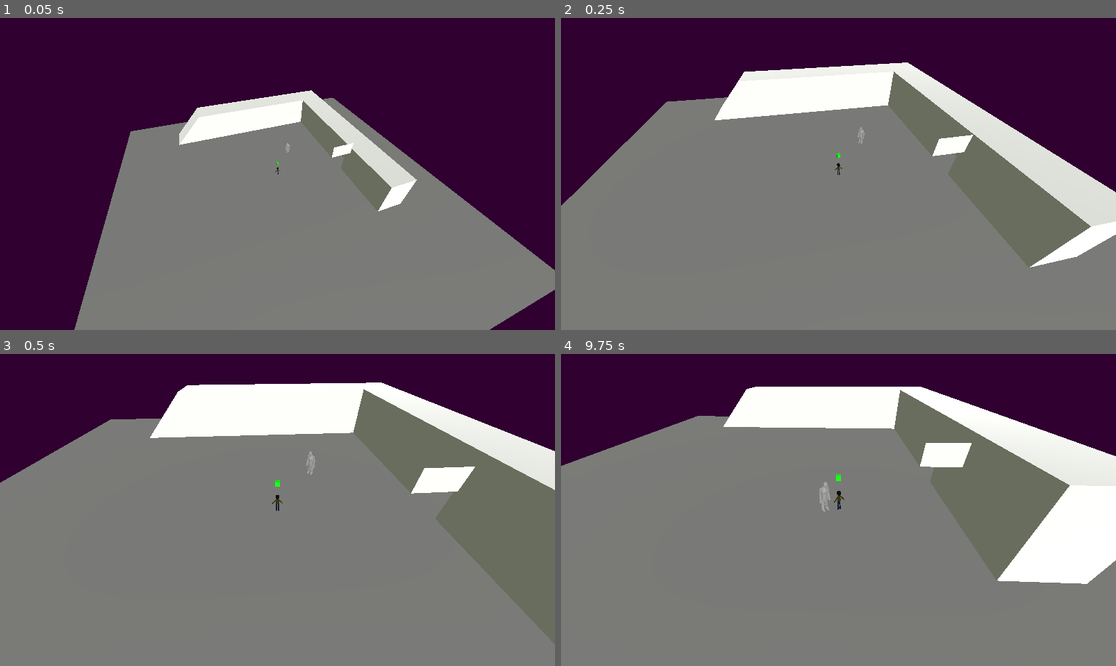
Above: before the commit, frames 1-4 (two rows, left to right).
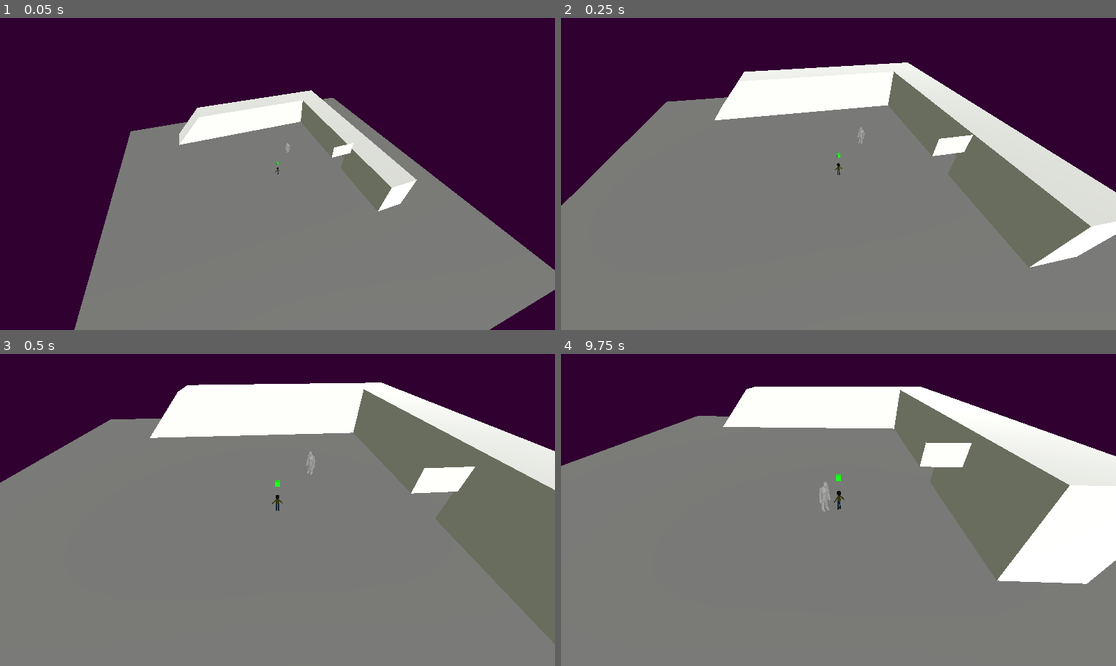
Above: after the commit, the same moments.

Repository: FellowshipOfTheGame/Hotel-Ponte-Negra
Game: Godot game, scene res://scenes/base.tscn
Same seed, same stepped clock (60 frames per second), same inputs: the game is played once before the commit and once after it.
Inputs (mouse positions are in pixels of both pictures, inside the frame that each line leads up to):
- Up to frame 1 (0.05 s): no input
- Up to frame 2 (0.25 s): no input
- Up to frame 3 (0.5 s): no input
- Up to frame 4 (9.75 s): move the mouse to (960, 494) at 0.52 s; hold Right (movimento_direita) 0.53-1.28 s; hold E (interacao) 0.53-1.28 s; move the mouse to (727, 525) at 1.27 s; hold Down (movimento_tras) 1.28-2.03 s; tap E (interacao) every 1.5 s from 1.35 to 8.85 s; move the mouse to (894, 441) at 2.02 s; hold Right (movimento_direita) 2.03-2.78 s; hold E (interacao) 2.03-2.78 s; move the mouse to (810, 572) at 2.77 s; hold Up (movimento_frente) 2.78-3.53 s; move the mouse to (1005, 556) at 3.52 s; hold E (interacao) 3.53-4.28 s; hold Left (movimento_esquerda) 3.53-5.03 s; move the mouse to (672, 463) at 4.27 s; move the mouse to (866, 510) at 5.02 s; hold Down (movimento_tras) 5.03-5.78 s; hold E (interacao) 5.03-5.78 s; move the mouse to (755, 432) at 5.77 s; hold Right (movimento_direita) 5.78-6.53 s; move the mouse to (960, 494) at 6.52 s; hold Up (movimento_frente) 6.53-7.28 s; hold E (interacao) 6.53-7.28 s; move the mouse to (727, 525) at 7.27 s; hold Right (movimento_direita) 7.28-8.03 s; move the mouse to (894, 441) at 8.02 s; hold Down (movimento_tras) 8.03-8.78 s; hold E (interacao) 8.03-8.78 s; move the mouse to (810, 572) at 8.77 s; hold Left (movimento_esquerda) 8.78-9.53 s; move the mouse to (1005, 556) at 9.52 s; hold Up (movimento_frente) from 9.53 s (still down); hold E (interacao) from 9.53 s (still down)

The runs differ from the first frame. In frame 3, less than 0.1% of the frame differs, in the area x 7-100%, y 9-92%; in frame 4, less than 0.1%, in the area x 1-100%, y 10-74%.
Error after the commit: Cannot call method 'get_children' on a null value. (res://scripts/Inventory/CarouselScript.gd:88)

Commit message:
enviando versao bugada

Diff:
--- a/project.godot
+++ b/project.godot
@@ -12,7 +12,7 @@
 
 config/name="Hotel Ponte Negra"
 run/main_scene="uid://s4b4h6snax40"
-config/features=PackedStringArray("4.5", "Forward Plus")
+config/features=PackedStringArray("4.4", "Forward Plus")
 
 [file_customization]
 
@@ -64,6 +64,21 @@
 , Object(InputEventJoypadButton,"resource_local_to_scene":false,"resource_name":"","device":-1,"button_index":0,"pressure":0.0,"pressed":true,"script":null)
 ]
 }
+inventory_right={
+"deadzone": 0.2,
+"events": [Object(InputEventKey,"resource_local_to_scene":false,"resource_name":"","device":-1,"window_id":0,"alt_pressed":false,"shift_pressed":false,"ctrl_pressed":false,"meta_pressed":false,"pressed":false,"keycode":0,"physical_keycode":46,"key_label":0,"unicode":46,"location":0,"echo":false,"script":null)
+]
+}
+inventory_left={
+"deadzone": 0.2,
+"events": [Object(InputEventKey,"resource_local_to_scene":false,"resource_name":"","device":-1,"window_id":0,"alt_pressed":false,"shift_pressed":false,"ctrl_pressed":false,"meta_pressed":false,"pressed":false,"keycode":0,"physical_keycode":44,"key_label":0,"unicode":44,"location":0,"echo":false,"script":null)
+]
+}
+InventoryToggle={
+"deadzone": 0.2,
+"events": [Object(InputEventKey,"resource_local_to_scene":false,"resource_name":"","device":-1,"window_id":0,"alt_pressed":false,"shift_pressed":false,"ctrl_pressed":false,"meta_pressed":false,"pressed":false,"keycode":0,"physical_keycode":4194306,"key_label":0,"unicode":0,"location":0,"echo":false,"script":null)
+]
+}
 
 [layer_names]
 
--- /dev/null
+++ b/scenes/Inventory/InventoryMenu.tscn
@@ -0,0 +1,18 @@
+[gd_scene load_steps=2 format=3 uid="uid://c64hwfk4osl6r"]
+
+[ext_resource type="Script" uid="uid://dioqeagyi74kw" path="res://scripts/inventory/CarouselScript.gd" id="1_4b6y5"]
+
+[node name="InventoryMenu" type="Node2D"]
+position = Vector2(-1, 0)
+
+[node name="CarouselContainer" type="Node2D" parent="."]
+position = Vector2(588, 91)
+script = ExtResource("1_4b6y5")
+
+[node name="Control" type="Control" parent="CarouselContainer"]
+layout_mode = 3
+anchors_preset = 0
+offset_top = 251.0
+offset_bottom = 251.0
+size_flags_horizontal = 4
+size_flags_vertical = 4
--- /dev/null
+++ b/scenes/Inventory/caroussel_container.tscn
@@ -0,0 +1,6 @@
+[gd_scene load_steps=2 format=3 uid="uid://bc2kx4obfnu33"]
+
+[sub_resource type="GDScript" id="GDScript_cy0kw"]
+
+[node name="CarouselContainer" type="Node2D"]
+script = SubResource("GDScript_cy0kw")
--- /dev/null
+++ b/scenes/Inventory/slot.tscn
@@ -0,0 +1,28 @@
+[gd_scene load_steps=2 format=3 uid="uid://ctmf7ln8tsnkn"]
+
+[ext_resource type="Script" uid="uid://uwkitsyefs5q" path="res://scripts/Inventory/slot.gd" id="1_cajta"]
+
+[node name="Slot" type="PanelContainer"]
+offset_right = 142.0
+offset_bottom = 213.0
+script = ExtResource("1_cajta")
+
+[node name="MarginContainer" type="MarginContainer" parent="."]
+layout_mode = 2
+theme_override_constants/margin_left = 5
+theme_override_constants/margin_top = 5
+theme_override_constants/margin_right = 5
+theme_override_constants/margin_bottom = 5
+
+[node name="TextureRect" type="TextureRect" parent="MarginContainer"]
+layout_mode = 2
+expand_mode = 1
+stretch_mode = 5
+
+[node name="QuantityLabel" type="Label" parent="."]
+visible = false
+layout_mode = 2
+size_flags_horizontal = 8
+size_flags_vertical = 0
+text = "5
+"
--- a/scenes/base.tscn
+++ b/scenes/base.tscn
@@ -1,8 +1,9 @@
-[gd_scene load_steps=7 format=3 uid="uid://s4b4h6snax40"]
+[gd_scene load_steps=8 format=3 uid="uid://s4b4h6snax40"]
 
 [ext_resource type="Script" uid="uid://cmqntwm37cob6" path="res://scripts/menus/base.gd" id="1_xtaed"]
 [ext_resource type="Script" uid="uid://c1ivo2guoa08g" path="res://scripts/camera/cameraControllerStatic.gd" id="2_hk10m"]
 [ext_resource type="PackedScene" uid="uid://csmmjcndfe1ns" path="res://scenes/characters/player/player.tscn" id="3_2bmp8"]
+[ext_resource type="PackedScene" uid="uid://c64hwfk4osl6r" path="res://scenes/Inventory/InventoryMenu.tscn" id="5_40w10"]
 [ext_resource type="PackedScene" uid="uid://cd83n5sdks3b0" path="res://scenes/characters/enemies/enemy.tscn" id="5_t4ki5"]
 
 [sub_resource type="Environment" id="Environment_pvqg0"]
@@ -18,14 +19,14 @@
 script = ExtResource("1_xtaed")
 
 [node name="Camera3D" type="Camera3D" parent="." node_paths=PackedStringArray("alvo_jogador")]
-transform = Transform3D(1, 0, 0, 0, 0.7071068, 0.7071068, 0, -0.7071068, 0.7071068, -10.25, 27.26974, 25.507826)
+transform = Transform3D(1, 0, 0, 0, 0.707107, 0.707107, 0, -0.707107, 0.707107, -10.25, 27.2697, 25.5078)
 script = ExtResource("2_hk10m")
 alvo_jogador = NodePath("../Player")
 
 [node name="Player" parent="." groups=["Player"] instance=ExtResource("3_2bmp8")]
 
 [node name="Enemy" parent="." groups=["Enemies"] instance=ExtResource("5_t4ki5")]
-transform = Transform3D(1, 0, 0, 0, 1, 0, 0, 0, 1, 3.6711674, -0.25369763, -4.9404106)
+transform = Transform3D(1, 0, 0, 0, 1, 0, 0, 0, 1, 3.67117, -0.253698, -4.94041)
 
 [node name="DirectionalLight3D" type="DirectionalLight3D" parent="."]
 transform = Transform3D(1, 0, 0, 0, 0.840614, 0.541635, 0, -0.541635, 0.840614, 0, 9.18064, 0)
@@ -34,7 +35,7 @@
 environment = SubResource("Environment_pvqg0")
 
 [node name="Ground" type="CSGBox3D" parent="."]
-transform = Transform3D(0.99999994, -0.0002443461, 0, 0.0002443461, 0.99999994, 0, 0, 0, 1, 0.027899265, -1.395859, 0.5424385)
+transform = Transform3D(1, -0.000244346, 0, 0.000244346, 1, 0, 0, 0, 1, 0.0278993, -1.39586, 0.542439)
 use_collision = true
 collision_mask = 3
 size = Vector3(50, 0.1, 50)
@@ -50,7 +51,7 @@
 depth = 4.0
 
 [node name="CSGPolygon3D2" type="CSGPolygon3D" parent="CSGCombiner3D"]
-transform = Transform3D(-4.371139e-08, 0, 1, 0, 1, 0, -1, 0, -4.371139e-08, 15, -0.9, 11)
+transform = Transform3D(-4.37114e-08, 0, 1, 0, 1, 0, -1, 0, -4.37114e-08, 15, -0.9, 11)
 polygon = PackedVector2Array(0, 0, 30, 0, 30, 5, 0, 5)
 depth = 4.0
 
@@ -58,3 +59,20 @@
 transform = Transform3D(1, 0, 0, 0, 1, 0, 0, 0, 1, 13, -0.1, 0)
 operation = 2
 size = Vector3(4.1, 3, 3)
+
+[node name="UI" type="CanvasLayer" parent="."]
+
+[node name="InventoryInterface" type="Control" parent="UI"]
+visible = false
+layout_mode = 3
+anchors_preset = 15
+anchor_right = 1.0
+anchor_bottom = 1.0
+grow_horizontal = 2
+grow_vertical = 2
+
+[node name="InventoryMenu" parent="UI/InventoryInterface" instance=ExtResource("5_40w10")]
+position = Vector2(-80, 467)
+scale = Vector2(0.3, 0.3)
+
+[editable path="Player"]
--- a/scenes/characters/player/player.tscn
+++ b/scenes/characters/player/player.tscn
@@ -7,10 +7,10 @@
 [ext_resource type="Script" uid="uid://bl4kalbb655ah" path="res://scripts/player/concreteStates/playerIdle.gd" id="5_qd3e3"]
 
 [sub_resource type="CapsuleShape3D" id="CapsuleShape3D_686vu"]
-height = 2.8588867
+height = 2.85889
 
 [sub_resource type="StandardMaterial3D" id="StandardMaterial3D_t61fv"]
-albedo_color = Color(0, 1, 0.023529412, 1)
+albedo_color = Color(0, 1, 0.0235294, 1)
 
 [sub_resource type="BoxMesh" id="BoxMesh_686vu"]
 material = SubResource("StandardMaterial3D_t61fv")
@@ -20,7 +20,7 @@
 collision_layer = 3
 
 [node name="CollisionShape3D" type="CollisionShape3D" parent="."]
-transform = Transform3D(0.7, 0, 0, 0, 0.69999504, -0.0026389314, 0, 0.0026389314, 0.69999504, 0, 0.4, 0)
+transform = Transform3D(0.7, 0, 0, 0, 0.699995, -0.00263893, 0, 0.00263893, 0.699995, 0, 0.4, 0)
 shape = SubResource("CapsuleShape3D_686vu")
 
 [node name="Protagonista" type="MeshInstance3D" parent="."]
@@ -32,7 +32,7 @@
 skeleton = NodePath("../CollisionShape3D")
 
 [node name="ActionComponent" parent="." instance=ExtResource("4_hss88")]
-transform = Transform3D(1, 0, 0, 0, 1.5, 0, 0, 0, 1, 0, 0.5465478, -0.9007698)
+transform = Transform3D(1, 0, 0, 0, 1.5, 0, 0, 0, 1, 0, 0.546548, -0.90077)
 
 [node name="State Machine" type="Node" parent="." node_paths=PackedStringArray("initial_state")]
 script = ExtResource("4_qd3e3")
--- /dev/null
+++ b/scripts/Inventory/CarouselScript.gd
@@ -0,0 +1,96 @@
+@tool
+extends Node2D
+class_name CarouselContainer
+
+const slot = preload("res://scenes//Inventory//slot.tscn")
+
+@export var spacing: float = 20.0
+
+@export var wraparound_enabled: bool = false
+@export var wraparound_radius: float = 300.0
+@export var wraparound_height: float = 50.0
+
+@export_range(0.0, 1.0) var opacity_strength: float = 0.35
+@export_range(0.0, 1.0) var scale_strength: float = 0.25
+@export_range(0.01, 0.99, 0.01) var scale_min: float = 0.1
+
+@export var smoothing_speed: float = 6.5
+@export var selected_index: int = 0
+@export var follow_button_focus: bool = false
+
+@export var position_offset_node: Control = null
+
+func _ready() -> void:
+	var inv_data = preload("res://scripts/Inventory/inv_test.tres")
+	populate_item_carousel(inv_data.slot_datas)
+
+func _process(delta: float) -> void:
+	if !position_offset_node or position_offset_node.get_child_count() == 0:
+		return
+
+	#selected_index = clamp(selected_index, 0, position_offset_node.get_child_count()-1)
+
+	for i in position_offset_node.get_children():
+		if wraparound_enabled:
+			var max_index_range = max(1, (position_offset_node.get_child_count() - 1) / 2.0)
+			var angle = clamp((i.get_index() - selected_index) / max_index_range, -1.0, 1.0) * PI
+			var x = sin(angle) * wraparound_radius
+			var y = cos(angle) * wraparound_radius
+			var target_pos = Vector2(x, y-wraparound_height) - i.size/2.0
+			i.position = lerp(i.position, target_pos, smoothing_speed * delta)
+		else:
+			var position_x = 0
+			if i.get_index() > 0:
+				position_x = position_offset_node.get_child(i.get_index()-1).position.x + position_offset_node.get_child(i.get_index()-1).size.x + spacing
+			i.position = Vector2(position_x, -i.size.y / 2.0)
+
+		i.pivot_offset = i.size/2.0
+		var target_scale = 1.0 - (scale_strength * abs(i.get_index()-selected_index))
+		target_scale = clamp(target_scale, scale_min, 1.0)
+		i.scale = lerp(i.scale, Vector2.ONE * target_scale, smoothing_speed*delta)
+
+		var target_opacity = 1.0 - (opacity_strength * abs(i.get_index()-selected_index))
+		target_opacity = clamp(target_opacity, 0.0, 1.0)
+		i.modulate.a = lerp(i.modulate.a, target_opacity, smoothing_speed*delta)
+
+		if i.get_index() == selected_index:
+			i.z_index = 1
+		else:
+			i.z_index = -abs(i.get_index()-selected_index)
+
+		if follow_button_focus and i.has_focus():
+			selected_index = i.get_index()
+
+	if wraparound_enabled:
+		position_offset_node.position.x = lerp(position_offset_node.position.x, 0.0, smoothing_speed*delta)
+	else:
+		position_offset_node.position.x = lerp(position_offset_node.position.x, -(position_offset_node.get_child(selected_index).position.x + position_offset_node.get_child(selected_index).size.x/2.0), smoothing_speed*delta)
+
+	if selected_index < 0:
+		selected_index = position_offset_node.get_child_count()-1
+
+	if selected_index > position_offset_node.get_child_count() - 1:
+		selected_index = 0
+
+	if Input.is_action_just_pressed("movimento_direita"):
+		_right()
+
+	if Input.is_action_just_pressed("movimento_esquerda"):
+		_left()
+
+func _left():
+	selected_index -= 1
+
+func _right():
+	selected_index += 1
+
+func populate_item_carousel(slot_datas: Array[SlotData]) -> void:
+	for child in position_offset_node.get_children():
+		child.queue_free()
+
+	for slot_data in slot_datas:
+		var slot = slot.instantiate()
+		position_offset_node.add_child(slot)
+
+		if slot_data:
+			slot.set_slot_data(slot_data)
--- /dev/null
+++ b/scripts/Inventory/Inventory_data.gd
@@ -0,0 +1,4 @@
+extends Resource
+class_name InventoryData
+
+@export var slot_datas: Array[SlotData ]
--- /dev/null
+++ b/scripts/Inventory/inv_test.tres
@@ -0,0 +1,29 @@
+[gd_resource type="Resource" script_class="InventoryData" load_steps=8 format=3 uid="uid://b4e3ryjpiqysy"]
+
+[ext_resource type="Script" uid="uid://dav2ynupwv6c3" path="res://scripts/Inventory/Inventory_data.gd" id="1_fbfeg"]
+[ext_resource type="Script" uid="uid://bybck84tdwqgg" path="res://scripts/Inventory/slot_data.gd" id="2_yygir"]
+[ext_resource type="Resource" uid="uid://b050vjjnacsnd" path="res://scripts/Inventory/item/items/Raiz.tres" id="3_bpgc4"]
+[ext_resource type="Resource" uid="uid://be84ausahmytk" path="res://scripts/Inventory/item/items/apple_example.tres" id="4_3phct"]
+
+[sub_resource type="Resource" id="Resource_uikup"]
+script = ExtResource("2_yygir")
+item_data = ExtResource("3_bpgc4")
+quantity = 1
+metadata/_custom_type_script = "uid://bybck84tdwqgg"
+
+[sub_resource type="Resource" id="Resource_8oq6f"]
+script = ExtResource("2_yygir")
+item_data = ExtResource("4_3phct")
+quantity = 1
+metadata/_custom_type_script = "uid://bybck84tdwqgg"
+
+[sub_resource type="Resource" id="Resource_wtwut"]
+script = ExtResource("2_yygir")
+item_data = ExtResource("4_3phct")
+quantity = 10
+metadata/_custom_type_script = "uid://bybck84tdwqgg"
+
+[resource]
+script = ExtResource("1_fbfeg")
+slot_datas = Array[ExtResource("2_yygir")]([SubResource("Resource_uikup"), SubResource("Resource_8oq6f"), SubResource("Resource_wtwut"), null])
+metadata/_custom_type_script = "uid://dav2ynupwv6c3"
--- /dev/null
+++ b/scripts/Inventory/item/item_atlas.tres
@@ -0,0 +1,7 @@
+[gd_resource type="AtlasTexture" load_steps=2 format=3 uid="uid://dg3aito88861l"]
+
+[ext_resource type="Texture2D" uid="uid://crsjilx88w54o" path="res://scripts/Inventory/item/#1 - Transparent Icons.png" id="1_fjif0"]
+
+[resource]
+atlas = ExtResource("1_fjif0")
+region = Rect2(0, 0, 32, 32)
--- /dev/null
+++ b/scripts/Inventory/item/item_data.gd
@@ -0,0 +1,7 @@
+extends Resource
+class_name ItemData
+
+@export var name: String = ""
+@export_multiline var description: String = ""
+@export var stackable: bool = false
+@export var texture: AtlasTexture
--- /dev/null
+++ b/scripts/Inventory/item/items/Raiz.tres
@@ -0,0 +1,16 @@
+[gd_resource type="Resource" script_class="ItemData" load_steps=4 format=3 uid="uid://b050vjjnacsnd"]
+
+[ext_resource type="Script" uid="uid://w0xf2ljtu1yh" path="res://scripts/Inventory/item/item_data.gd" id="1_ry3bg"]
+[ext_resource type="Texture2D" uid="uid://crsjilx88w54o" path="res://scripts/Inventory/item/#1 - Transparent Icons.png" id="2_oqxvd"]
+
+[sub_resource type="AtlasTexture" id="AtlasTexture_1sfk1"]
+atlas = ExtResource("2_oqxvd")
+region = Rect2(64, 384, 32, 32)
+
+[resource]
+script = ExtResource("1_ry3bg")
+name = "Raiz"
+description = "Sou uma raiz"
+stackable = true
+texture = SubResource("AtlasTexture_1sfk1")
+metadata/_custom_type_script = "uid://w0xf2ljtu1yh"
--- /dev/null
+++ b/scripts/Inventory/item/items/apple_example.tres
@@ -0,0 +1,16 @@
+[gd_resource type="Resource" script_class="ItemData" load_steps=4 format=3 uid="uid://be84ausahmytk"]
+
+[ext_resource type="Script" uid="uid://w0xf2ljtu1yh" path="res://scripts/Inventory/item/item_data.gd" id="1_eywmk"]
+[ext_resource type="Texture2D" uid="uid://crsjilx88w54o" path="res://scripts/Inventory/item/#1 - Transparent Icons.png" id="2_rb0ir"]
+
+[sub_resource type="AtlasTexture" id="AtlasTexture_wrbj4"]
+atlas = ExtResource("2_rb0ir")
+region = Rect2(0, 448, 32, 32)
+
+[resource]
+script = ExtResource("1_eywmk")
+name = "Maçã"
+description = "Sou uma maçã"
+stackable = true
+texture = SubResource("AtlasTexture_wrbj4")
+metadata/_custom_type_script = "uid://w0xf2ljtu1yh"
--- /dev/null
+++ b/scripts/Inventory/slot.gd
@@ -0,0 +1,13 @@
+extends PanelContainer
+
+@onready var texture_rect: TextureRect = $MarginContainer/TextureRect
+@onready var quantity_label: Label = $QuantityLabel
+
+func set_slot_data(slot_data: SlotData) -> void:
+	var item_data = slot_data.item_data
+	texture_rect.texture = item_data.texture
+	tooltip_text = "%s\n%s" % [item_data.name, item_data.description]
+
+	if slot_data.quantity > 1:
+		quantity_label.text = "x%s" % slot_data.quantity
+		quantity_label.show()
--- /dev/null
+++ b/scripts/Inventory/slot_data.gd
@@ -0,0 +1,13 @@
+extends Resource
+class_name SlotData
+
+const MAX_STACK_SIZE: int = 10
+
+@export var item_data: ItemData
+@export_range(1, MAX_STACK_SIZE) var quantity: int = 1: set = set_quantity
+
+func set_quantity(value: int) -> void:
+	quantity = value
+	if quantity > 1 and not item_data.stackable:
+		quantity = 1
+		push_error("%s não é acumulável, setando quantidade para 1" % item_data.name)
--- a/scripts/player/player.gd
+++ b/scripts/player/player.gd
@@ -23,6 +23,7 @@
 
 	move_and_slide()
 	check_for_interaction()
+	check_for_toggle_inventory()
 
 func check_for_interaction() -> void:
 	if Input.is_action_just_pressed("interacao"):
@@ -34,3 +35,7 @@
 			if collider is Interactable:
 				print("Player interagiu com: ", collider.name)
 				collider._on_interact(self)
+
+func check_for_toggle_inventory() -> void:
+	if Input.is_action_just_pressed("Inventário"):
+		print("Apertei TAB")
Binary file added: Screenshot_42.png
Not shown, added: Screenshot_42.png.import
Not shown, added: scripts/Inventory/CarouselScript.gd.uid
Not shown, added: scripts/Inventory/Inventory_data.gd.uid
Binary file added: scripts/Inventory/item/#1 - Transparent Icons.png
Not shown, added: scripts/Inventory/item/#1 - Transparent Icons.png.import
Not shown, added: scripts/Inventory/item/item_data.gd.uid
Not shown, added: scripts/Inventory/slot.gd.uid
Not shown, added: scripts/Inventory/slot_data.gd.uid
